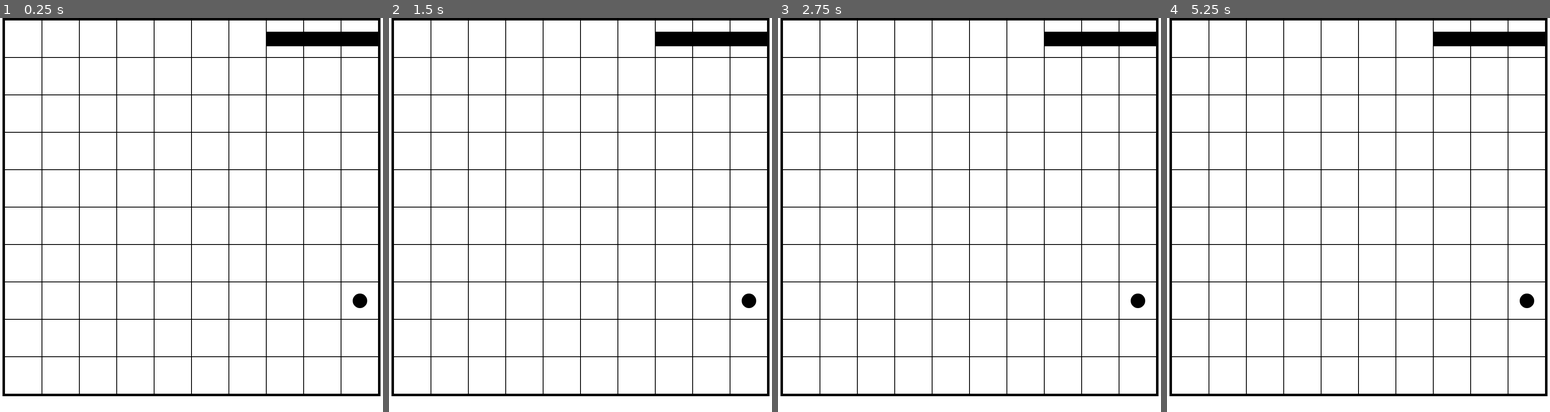
Above: before the commit, frames 1-4 (left to right).
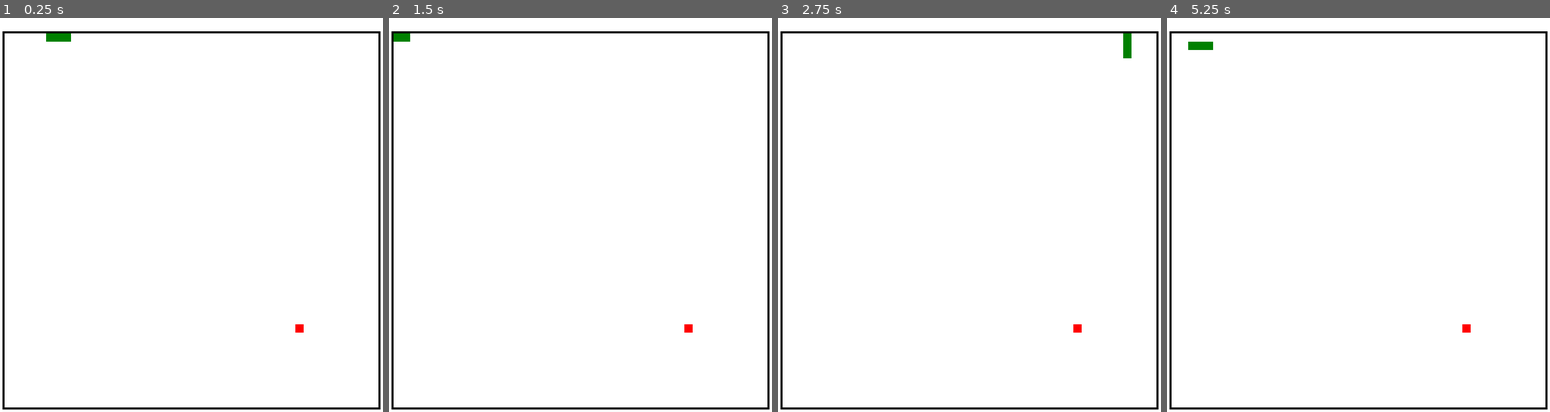
Above: after the commit, the same moments.

Repository: user-cortes/snakegame
Game: browser game, page index.html
Two runs of this game, one before a commit and one after it. Both use one fixed random seed, a clock stepped at 60 frames per second and the inputs below.
Inputs:
- Up to frame 1 (0.25 s): no input
- Up to frame 2 (1.5 s): hold Right from 1.03 s (still down)
- Up to frame 3 (2.75 s): release Right at 1.53 s; hold Down 1.58-1.85 s; hold Left 1.9-2.47 s; hold Up from 2.52 s (still down)
- Up to frame 4 (5.25 s): release Up at 2.82 s; hold Right 2.87-3.53 s; hold Up 3.58-3.82 s; hold Left 3.87-4.3 s; hold Down 4.35-4.68 s; hold Right 4.73-5.23 s

The runs differ from the first frame. In frame 1, 7.3% of the frame differs, in the area x 0-100%, y 0-100%; in frame 2, 7.2%; in frame 3, 7.2%; in frame 4, 7.3%.
Error after the commit: TypeError: Cannot read properties of null (reading 'append')

Commit message:
upgrade movimiento

Diff:
--- a/index.html
+++ b/index.html
@@ -1,11 +1,13 @@
 <!DOCTYPE html>
 <html lang="es">
+
 <head>
     <meta charset="UTF-8">
     <meta name="viewport" content="width=device-width, initial-scale=1.0">
     <link rel="stylesheet" href="style.css">
     <title>Snake Juego</title>
 </head>
+
 <body>
     <div id="pantalla">
 
@@ -13,12 +15,12 @@
 
     <script>
         //crear casillas
-        const casillas_totales = 100;
+        const casillas_totales = 2025;
         for (let i = 0; i < casillas_totales; i++) {
             let celda = document.createElement('div');
             celda.className = 'casilla';
-            celda.style.width = '90px';
-            celda.style.height = '90px';
+            celda.style.width = '20px';
+            celda.style.height = '20px';
             document.getElementById('pantalla').append(celda);
         }
 
@@ -69,18 +71,47 @@
         //movimiento de la serpiente
         let pos_izquierda = -1;
         let pos_derecha = +1;
-        let pos_arriba = -10;
-        let pos_abajo = +10;
+        let pos_arriba = -45;
+        let pos_abajo = +45;
 
-        function moverSnake () {
-            let direccion; //funcion que devuelva el pos_direccion en base a la tecla
+        let direccion = pos_izquierda
+
+        document.addEventListener('keydown', function (event) {
+            switch (event.key) {
+                case 'ArrowLeft':
+                    direccion = pos_izquierda;
+                    break;
+
+                case 'ArrowRight':
+                    direccion = pos_derecha;
+                    break;
+
+                case 'ArrowUp':
+                    direccion = pos_arriba;
+                    break;
+
+                case 'ArrowDown':
+                    direccion = pos_abajo;
+                    break;
+            }
+        });
+
+        function moverSnake() {
             let avanzar = document.getElementById('cn_' + (posicion_cabeza + direccion));
             posicion_snake.unshift(avanzar);
             posicion_snake.pop();
+            posicion_cabeza += direccion;
+
+            if (posicion_cabeza === posicion_alimento) {
+                reubicarAlimento(posicion_snake);
+            }
+            dibujarSnake();
         }
 
         reubicarAlimento(posicion_snake);
         dibujarSnake();
+        setInterval(moverSnake, 90);
     </script>
 </body>
+
 </html>
--- a/style.css
+++ b/style.css
@@ -7,28 +7,26 @@
 #pantalla {
     width: 910px;
     height: 910px;
-    margin: auto;
+    margin: 2rem auto;
     border: 5px solid black;
     display: flex;
     flex-wrap: wrap;
 }
 
 .casilla {
-    border: 1px solid black;
     display: flex;
     justify-content: center;
     align-items: center;
 }
 
 #alimento {
-    width: 35px;
-    height: 35px;
-    background-color: black;
-    border-radius: 50%;
+    width: 20px;
+    height: 20px;
+    background-color: red;
 }
 
 #snake {
-    width: 100%;
-    height: 35px;
-    background-color: black;
+    width: 20px;
+    height: 20px;
+    background-color: green;
 }
